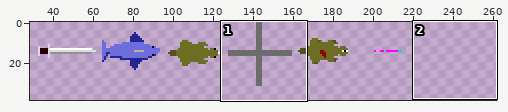
Sprite sheet, stored at src/dist/tiles.png. The picture above shows the old version from afar; the outline marks the close-up.
Close-up. The starting point:
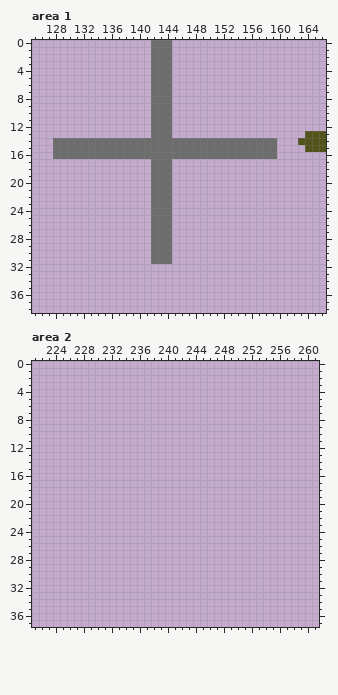
The file is 320x320 pixels. Shown: area 1: x 125..166, y 0..38; area 2: x 221..261, y 0..37. The wide view leaves out empty margins.
New version:
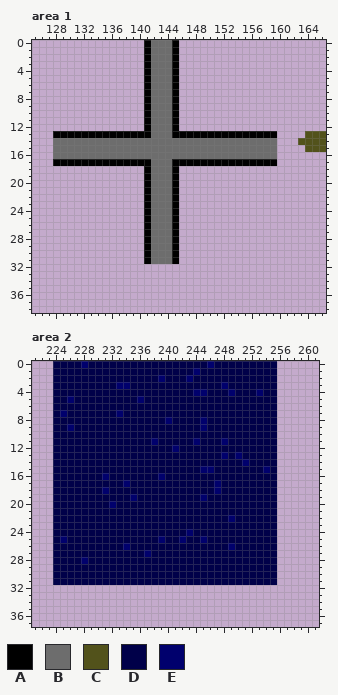
Palette (. is transparent): A #000000  B #6d6d6d  C #52521b  D #000049  E #00006d
Edits made:
--- area 1
@@ x 125..166 @@
- 0 .................BBB......................
- 1 .................BBB......................
- 2 .................BBB......................
- 3 .................BBB......................
- 4 .................BBB......................
- 5 .................BBB......................
- 6 .................BBB......................
- 7 .................BBB......................
- 8 .................BBB......................
- 9 .................BBB......................
-10 .................BBB......................
-11 .................BBB......................
-12 .................BBB......................
-13 .................BBB...................CCC
+ 0 ................ABBBA.....................
+ 1 ................ABBBA.....................
+ 2 ................ABBBA.....................
+ 3 ................ABBBA.....................
+ 4 ................ABBBA.....................
+ 5 ................ABBBA.....................
+ 6 ................ABBBA.....................
+ 7 ................ABBBA.....................
+ 8 ................ABBBA.....................
+ 9 ................ABBBA.....................
+10 ................ABBBA.....................
+11 ................ABBBA.....................
+12 ................ABBBA.....................
+13 ...AAAAAAAAAAAAAABBBAAAAAAAAAAAAAAA....CCC
 14 ...BBBBBBBBBBBBBBBBBBBBBBBBBBBBBBBB...CCCC
@@ x 125..166 @@
 16 ...BBBBBBBBBBBBBBBBBBBBBBBBBBBBBBBB.......
-17 .................BBB......................
-18 .................BBB......................
-19 .................BBB......................
-20 .................BBB......................
-21 .................BBB......................
-22 .................BBB......................
-23 .................BBB......................
-24 .................BBB......................
-25 .................BBB......................
-26 .................BBB......................
-27 .................BBB......................
-28 .................BBB......................
-29 .................BBB......................
-30 .................BBB......................
-31 .................BBB......................
+17 ...AAAAAAAAAAAAAABBBAAAAAAAAAAAAAAA.......
+18 ................ABBBA.....................
+19 ................ABBBA.....................
+20 ................ABBBA.....................
+21 ................ABBBA.....................
+22 ................ABBBA.....................
+23 ................ABBBA.....................
+24 ................ABBBA.....................
+25 ................ABBBA.....................
+26 ................ABBBA.....................
+27 ................ABBBA.....................
+28 ................ABBBA.....................
+29 ................ABBBA.....................
+30 ................ABBBA.....................
+31 ................ABBBA.....................
 32 ..........................................
--- area 2
@@ x 221..261 @@
- 0 .........................................
- 1 .........................................
- 2 .........................................
- 3 .........................................
- 4 .........................................
- 5 .........................................
- 6 .........................................
- 7 .........................................
- 8 .........................................
- 9 .........................................
-10 .........................................
-11 .........................................
-12 .........................................
-13 .........................................
-14 .........................................
-15 .........................................
-16 .........................................
-17 .........................................
-18 .........................................
-19 .........................................
-20 .........................................
-21 .........................................
-22 .........................................
-23 .........................................
-24 .........................................
-25 .........................................
-26 .........................................
-27 .........................................
-28 .........................................
-29 .........................................
-30 .........................................
-31 .........................................
+ 0 ...DDDDEDDDDDDDDDDDDDDDDDEDDDDDDDDD......
+ 1 ...DDDDDDDDDDDDDDDDDDDDEDDDDDDDDDDD......
+ 2 ...DDDDDDDDDDDDDDDEDDDEDDDDDDDDDDDD......
+ 3 ...DDDDDDDDDEEDDDDDDDDDDDDDEDDDDDDD......
+ 4 ...DDDDDDDDDDDDDDDDDDDDEEDDDEDDDEDD......
+ 5 ...DDEDDDDDDDDDEDDDDDDDDDDDDDDDDDDD......
+ 6 ...DDDDDDDDDDDDDDDDDDDDDDDDDDDDDDDD......
+ 7 ...DEDDDDDDDEDDDDDDDDDDDDDDDDDDDDDD......
+ 8 ...DDDDDDDDDDDDDDDDEDDDDEDDDDDDDDDD......
+ 9 ...DDEDDDDDDDDDDDDDDDDDDEDDDDDDDDDD......
+10 ...DDDDDDDDDDDDDDDDDDDDDDDDDDDDDDDD......
+11 ...DDDDDDDDDDDDDDEDDDDDEDDDEDDDDDDD......
+12 ...DDDDDDDDDDDDDDDDDEDDDDDDDDDDDDDD......
+13 ...DDDDDDDDDDDDDDDDDDDDDDDDEDEDDDDD......
+14 ...DDDDDDDDDDDDDDDDDDDDDDDDDDDEDDDD......
+15 ...DDDDDDDDDDDDDDDDDDDDDEEDDDDDDDED......
+16 ...DDDDDDDEDDDDDDDEDDDDDDDDDDDDDDDD......
+17 ...DDDDDDDDDDEDDDDDDDDDDDDEDDDDDDDD......
+18 ...DDDDDDDEDDDDDDDDDDDDDDDEDDDDDDDD......
+19 ...DDDDDDDDDDDEDDDDDDDDDEDDDDDDDDDD......
+20 ...DDDDDDDDEDDDDDDDDDDDDDDDDDDDDDDD......
+21 ...DDDDDDDDDDDDDDDDDDDDDDDDDDDDDDDD......
+22 ...DDDDDDDDDDDDDDDDDDDDDDDDDEDDDDDD......
+23 ...DDDDDDDDDDDDDDDDDDDDDDDDDDDDDDDD......
+24 ...DDDDDDDDDDDDDDDDDDDEDDDDDDDDDDDD......
+25 ...DEDDDDDDDDDDDDDEDDEDDEDDDDDDDDDD......
+26 ...DDDDDDDDDDEDDDDDDDDDDDDDDEDDDDDD......
+27 ...DDDDDDDDDDDDDEDDDDDDDDDDDDDDDDDD......
+28 ...DDDDEDDDDDDDDDDDDDDDDDDDDDDDDDDD......
+29 ...DDDDDDDDDDDDDDDDDDDDDDDDDDDDDDDD......
+30 ...DDDDDDDDDDDDDDDDDDDDDDDDDDDDDDDD......
+31 ...DDDDDDDDDDDDDDDDDDDDDDDDDDDDDDDD......
 32 .........................................
